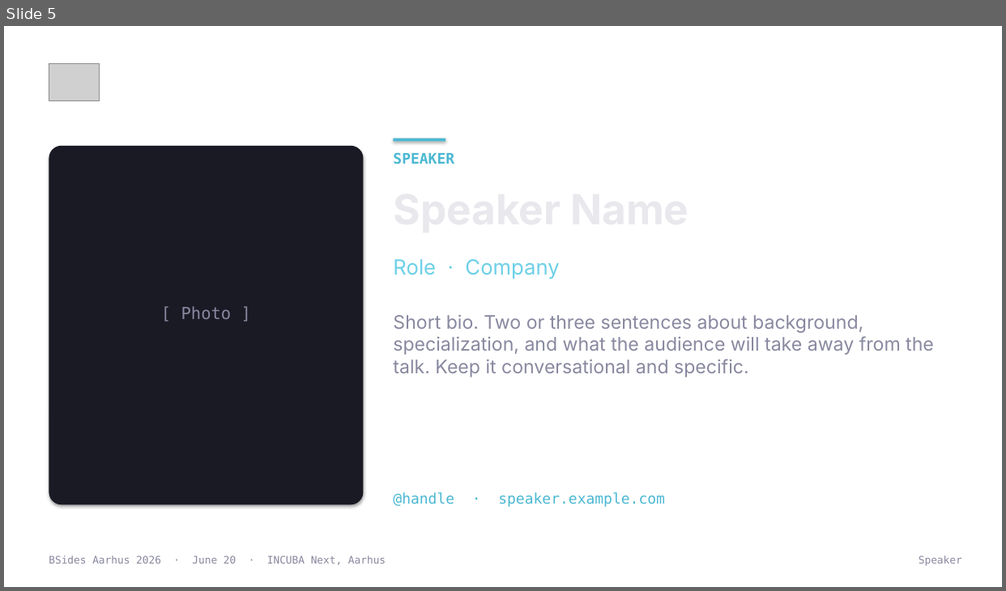
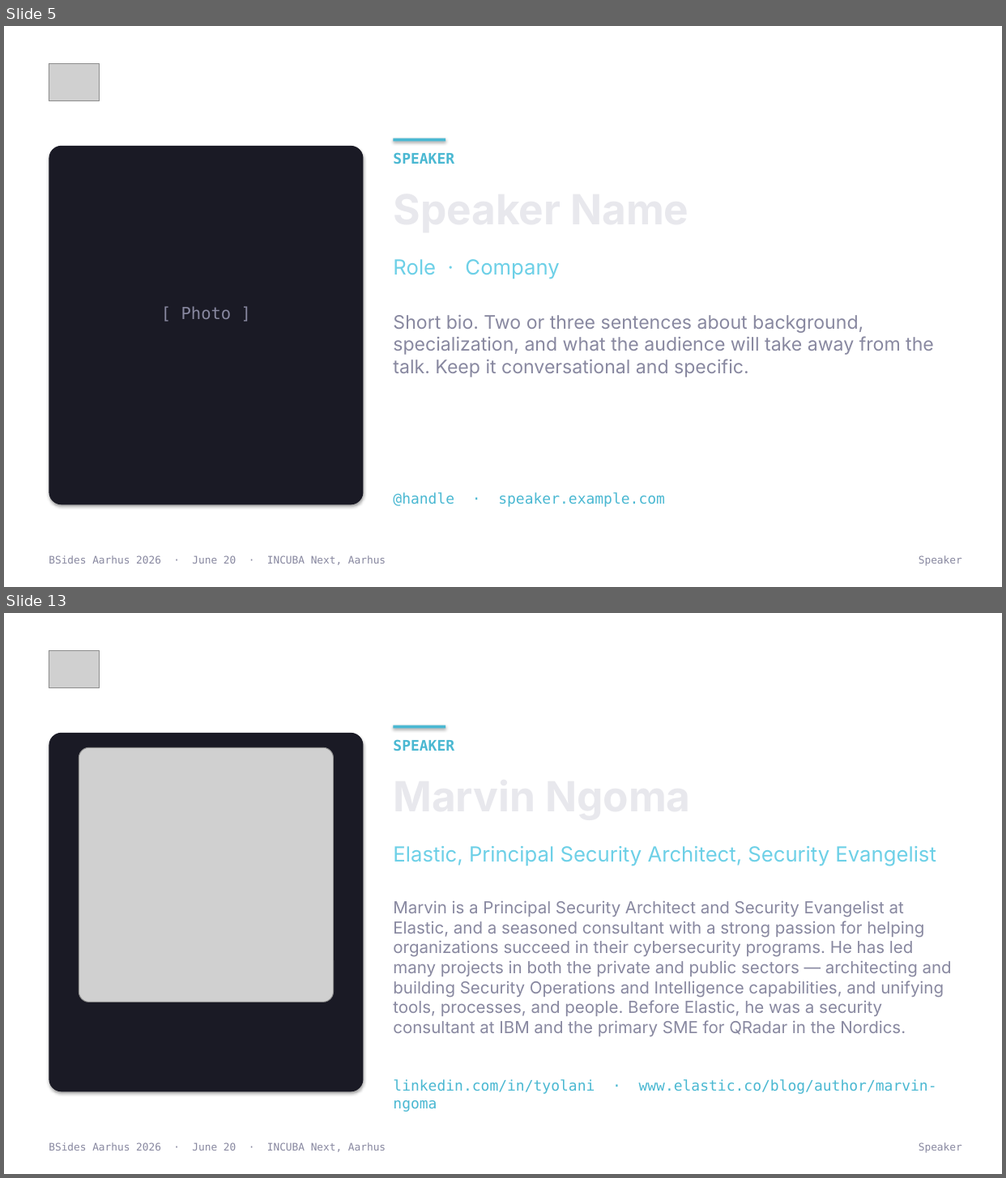
Before and after one commit to BSides-Aarhus/Website-2026, a slide deck: Plans/template-output/bsides-aarhus-2026-template.pptx. Shown one above the other, each under a label of ours: slide 5 before the commit, slides 5 and 13 after it; the slides between them are not shown. The pictures are 1006x591 and 1006x1178 pixels, drawn with LibreOffice and Linux fonts; fonts in the diff are those of the drawing; grey boxes stand for pictures; background and template pictures are left out. Boxes give left, top, right and bottom in pixels: in the first picture for what was removed or moved away, otherwise in the second. Text is boxed around its words. In the diff, an @@ line names an element or a change of style, - is before the commit and + after.

```diff
--- a/Plans/template-output/bsides-aarhus-2026-template.pptx
+++ b/Plans/template-output/bsides-aarhus-2026-template.pptx
@@ slide 13 added at (x1=4, y1=613, x2=1002, y2=1174), background picture (left out) @@
@@ picture added at (x1=49, y1=650, x2=100, y2=688) @@
@@ rounded rectangle added at (x1=49, y1=733, x2=364, y2=1093), fill #1A1A25 @@
@@ rectangle added at (x1=394, y1=726, x2=445, y2=728), fill #4AB8D2 @@
@@ picture added at (x1=79, y1=747, x2=334, y2=1003) @@
@@ text added at (x1=393, y1=739, x2=454, y2=751), 14 pt, text #4AB8D2, bold @@
+SPEAKER
@@ text added at (x1=393, y1=846, x2=936, y2=867), 20 pt, text #6DD0E7 @@
+Elastic, Principal Security Architect, Security Evangelist
@@ text added at (x1=393, y1=901, x2=447, y2=1112), 40 pt, text #E8E8ED, bold @@
+Marvin Ngoma
@@ text added at (x1=393, y1=901, x2=952, y2=1037), 16 pt, text #8888A0 @@
+Marvin is a Principal Security Architect and Security Evangelist at Elastic, and a seasoned consultant with a strong passion for helping organizations succeed in their cybersecurity programs. He has led many projects in both the private and public sectors — architecting and building Security Operations and Intelligence capabilities, and unifying tools, processes, and people. Before Elastic, he was a security consultant at IBM and the primary SME for QRadar in the Nordics.
@@ text added at (x1=393, y1=1080, x2=937, y2=1094), 14 pt, text #4AB8D2 @@
+linkedin.com/in/tyolani · www.elastic.co/blog/author/marvin-ngoma
@@ text added at (x1=49, y1=1143, x2=386, y2=1152), 10 pt, text #8888A0 @@
+BSides Aarhus 2026 · June 20 · INCUBA Next, Aarhus
@@ text added at (x1=918, y1=1143, x2=962, y2=1153), 10 pt, text #8888A0 @@
+Speaker
```
Also in this commit, not shown: 10 other slides added, 1 other file.
